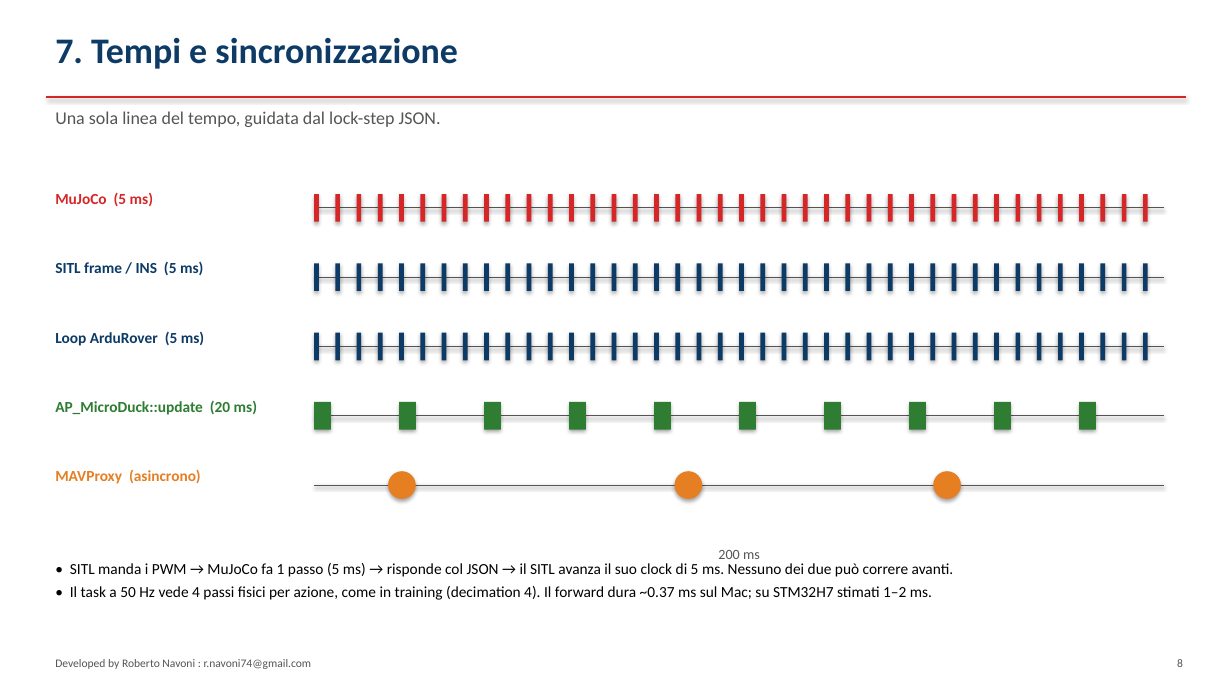
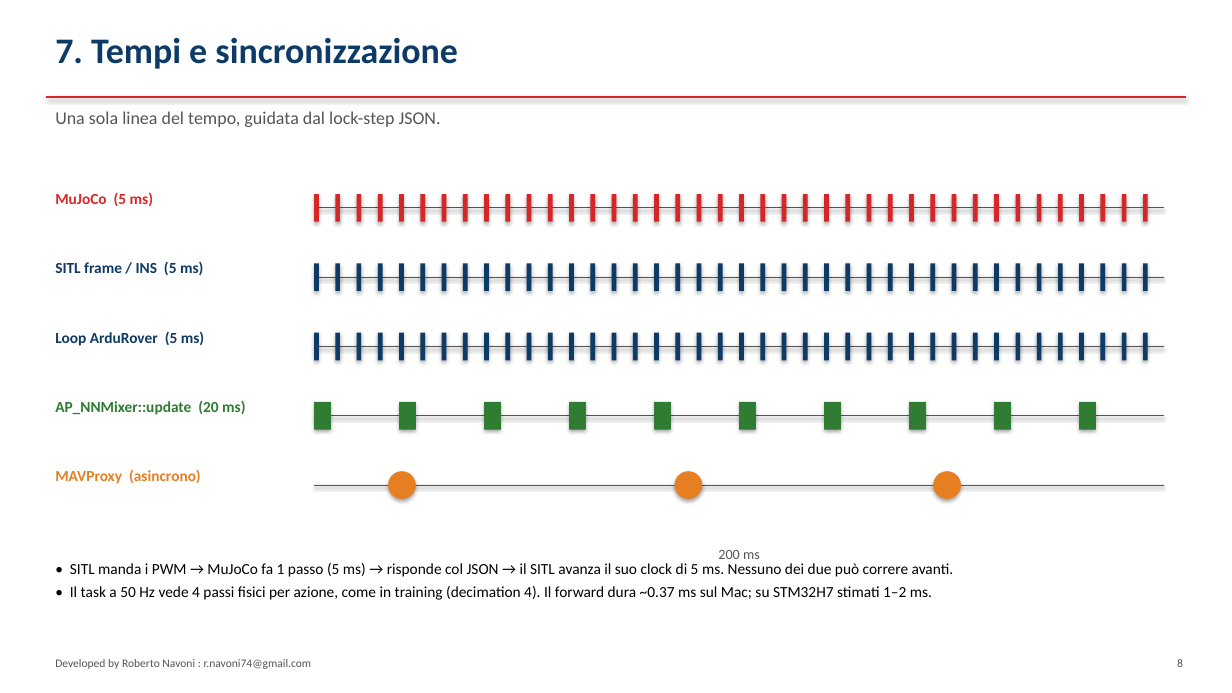
Before and after one commit to virtualrobotix/Arudpilot-Neural-Mixer, a slide deck: slide 8 of docs/architettura-integrazione.pptx. Drawn at 1232x693 pixels with LibreOffice and Linux fonts; fonts in the diff are those of the drawing. Boxes give left, top, right and bottom in pixels: in the first picture for what was removed or moved away, otherwise in the second. Text is boxed around its words. In the diff, an @@ line names an element or a change of style, - is before the commit and + after.

```diff
--- a/docs/architettura-integrazione.pptx
+++ b/docs/architettura-integrazione.pptx
@@ text at [55,400,245,415]: text changed @@
-AP_MicroDuck::update (20 ms)
+AP_NNMixer::update (20 ms)
```
Also in this commit, not shown: 10 other slides changed, 24 other files.
